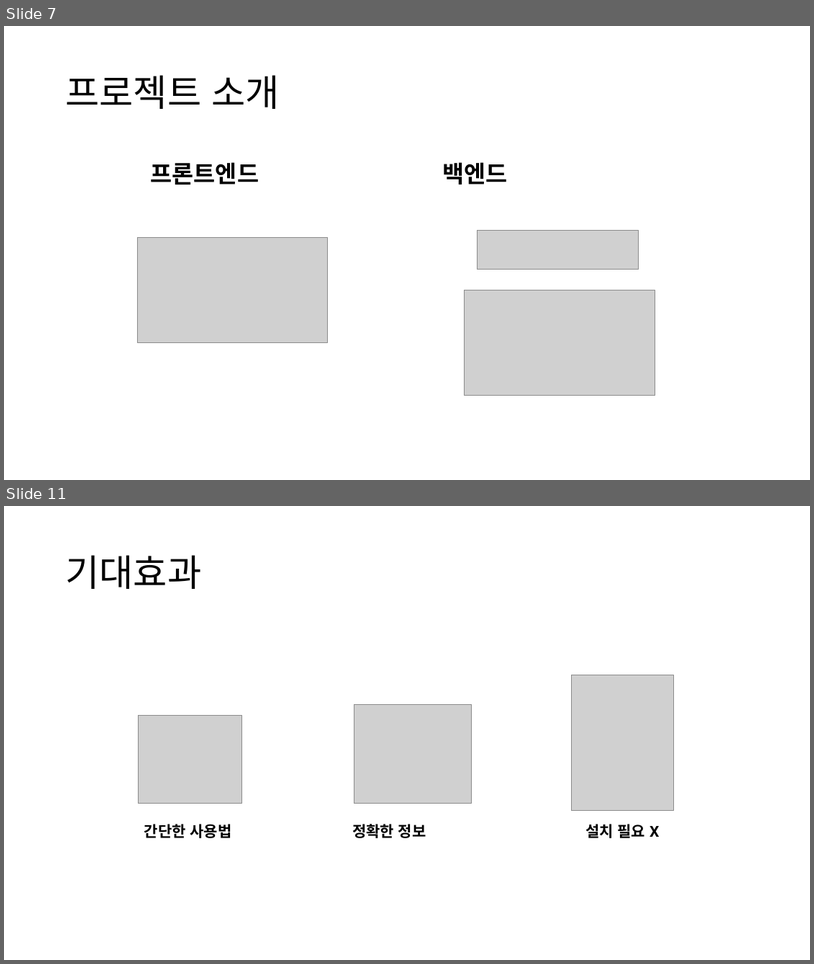
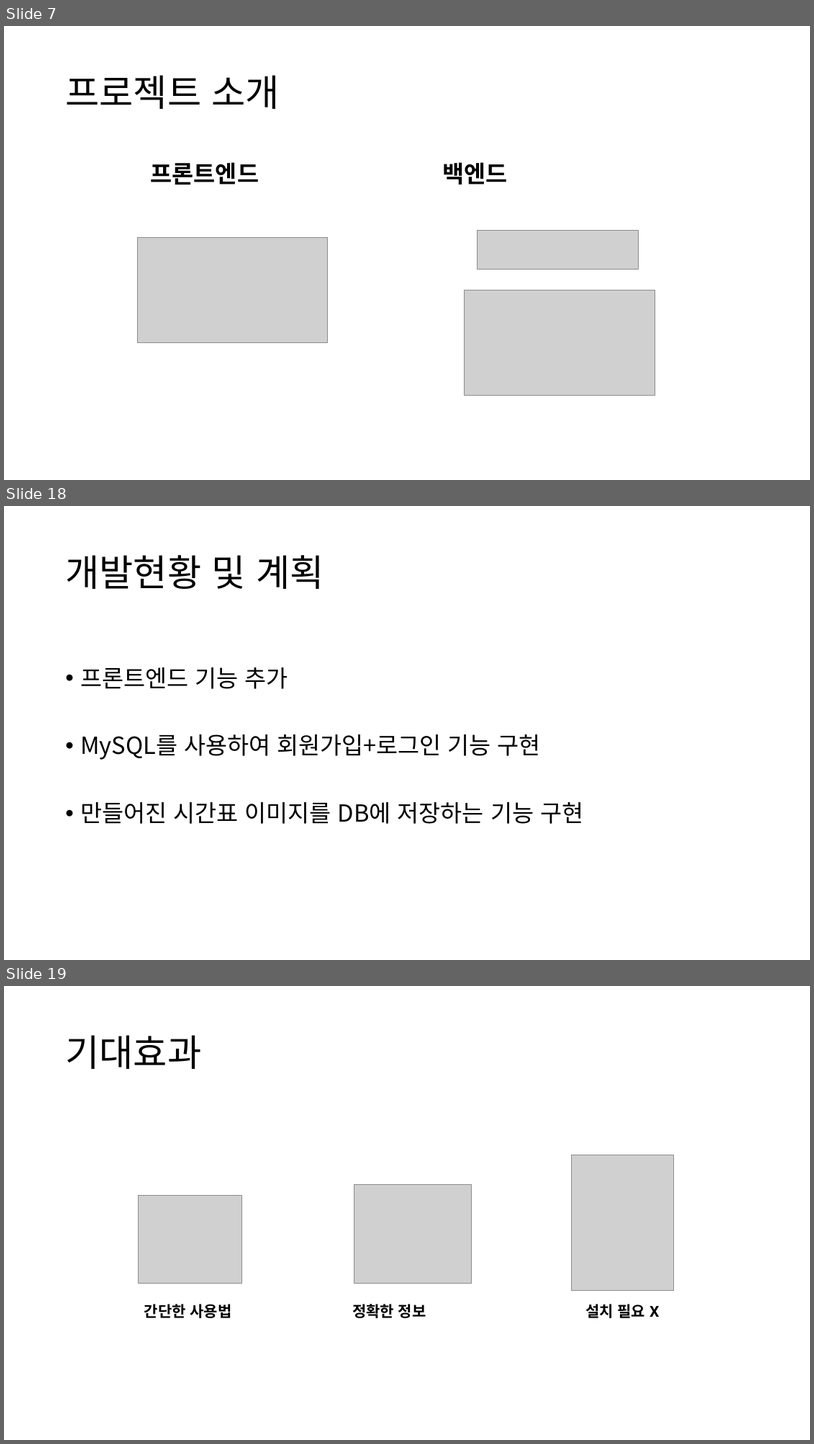
Before and after one commit to gichangee/chat-gpt-timetable, a slide deck: docs/중간발표자료.pptx. Shown one above the other, each under a label of ours: slides 7 and 11 before the commit, slides 7, 18 and 19 after it; the slides between them are not shown. The pictures are 814x964 and 814x1444 pixels, drawn with LibreOffice and Linux fonts; fonts in the diff are those of the drawing; grey boxes stand for pictures. Boxes give left, top, right and bottom in pixels: in the first picture for what was removed or moved away, otherwise in the second. Text is boxed around its words. In the diff, an @@ line names an element or a change of style, - is before the commit and + after.

```diff
--- a/docs/중간발표자료.pptx
+++ b/docs/중간발표자료.pptx
@@ slide 18 added at [4, 506, 810, 960], background #FFFFFF @@
@@ title added at [65, 555, 324, 589], 44 pt, text #000000 @@
+개발현황 및 계획
@@ text added at [80, 667, 584, 824], 28 pt, text #000000 @@
+• 프론트엔드 기능 추가
+• MySQL를 사용하여 회원가입+로그인 기능 구현
+• 만들어진 시간표 이미지를 DB에 저장하는 기능 구현
@@ what was slide 11 is now slide 19 @@
```
Also in this commit, not shown: 4 slides changed, 7 other slides added, 3 other files.
